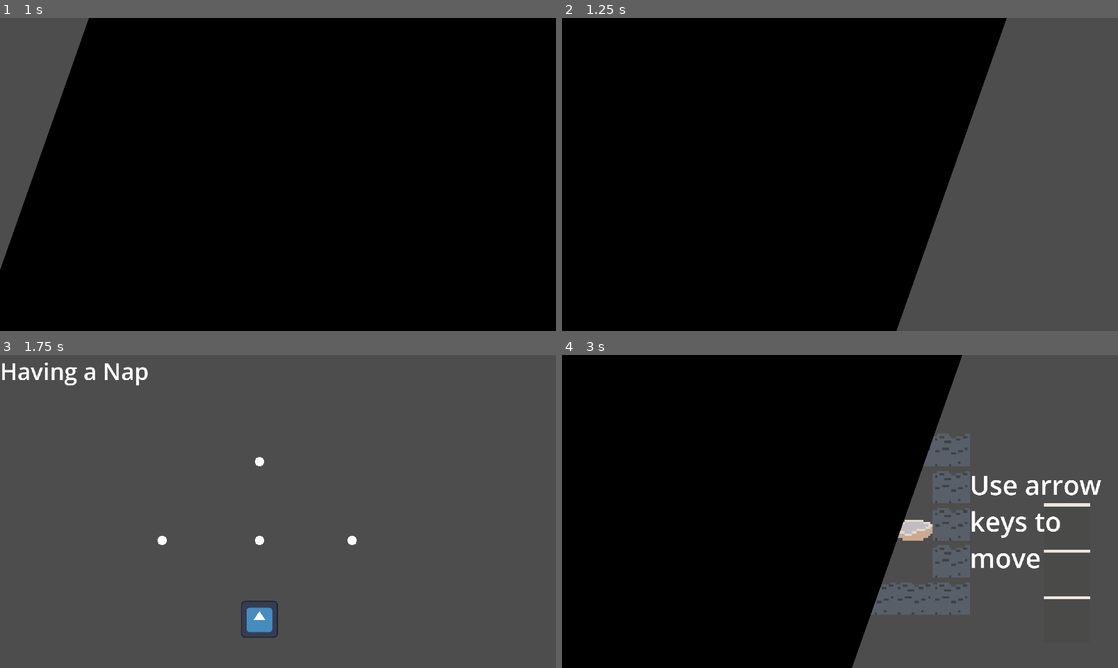
Above: before the commit, frames 1-4 (two rows, left to right).
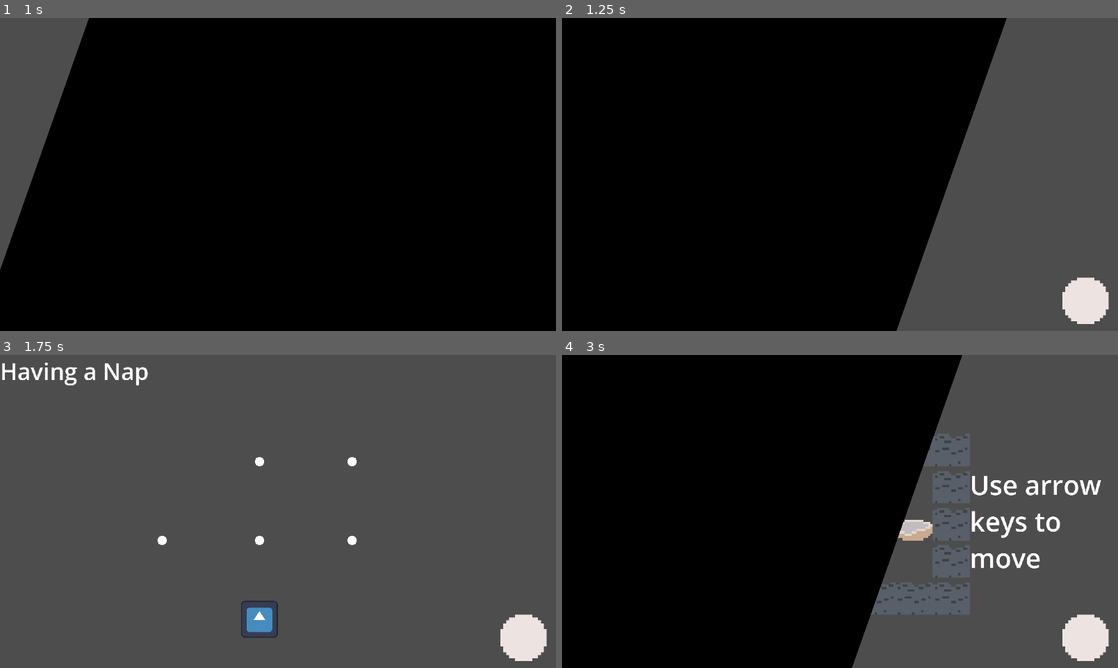
Above: after the commit, the same moments.

Repository: Just-a-Bee/Chrono-Cat
Game: Godot game, scene res://ui/title/title.tscn
The game is run twice, just before and just after one commit, with the same random seed, the same clock (stepped at 60 frames per second) and the same inputs. The engine's default icon, where the game draws it, is replaced by a stand-in: a white triangle on a blue panel in a dark square.
Inputs:
- Up to frame 1 (1 s): click "Play" at 0.5 s
- Up to frame 2 (1.25 s): no input
- Up to frame 3 (1.75 s): tap Enter (ui_accept) at 1.25 s; hold D (right) from 1.28 s (still down); hold Enter (ui_accept) from 1.28 s (still down)
- Up to frame 4 (3 s): release D (right) at 2.03 s; release Enter (ui_accept) at 2.03 s; hold S (down) 2.03-2.78 s; tap X (rewind) at 2.1 s; tap Enter (ui_accept) at 2.27, 2.3, 2.57 s; hold D (right) from 2.78 s (still down); hold Z (undo) from 2.78 s (still down)

Frame 1 is identical in both runs. In frame 2, 1.0% of the frame differs, in the area x 90-99%, y 82-98%; in frame 3, 1.1%; in frame 4, 1.3%, in the area x 86-99%, y 47-98%.

Commit message:
Added back bulky boxes, Changed rewind bar to a wheel, Fixed a bug where when starting a level rewind bar's state wasn't updated

Diff:
--- /dev/null
+++ b/levels/bulky_boxes.tscn
@@ -0,0 +1,173 @@
+[gd_scene load_steps=10 format=3 uid="uid://bj8ps4cnlvo7t"]
+
+[ext_resource type="TileSet" uid="uid://b87jfkg30f1xk" path="res://level_files/tile_set.tres" id="1_w20tl"]
+[ext_resource type="Script" path="res://level_files/level.gd" id="2_5lrun"]
+[ext_resource type="PackedScene" uid="uid://c3gfm82yv611i" path="res://actors/scenes/wall.tscn" id="3_fk50k"]
+[ext_resource type="PackedScene" uid="uid://dqt6w8pjasqik" path="res://actors/scenes/player.tscn" id="4_ek0qv"]
+[ext_resource type="PackedScene" uid="uid://cbvynqy0clri2" path="res://actors/scenes/bed.tscn" id="5_fsx15"]
+[ext_resource type="PackedScene" uid="uid://cl0enbrrqmd7b" path="res://actors/scenes/key.tscn" id="5_r6rb3"]
+[ext_resource type="PackedScene" uid="uid://bif7fbgreowou" path="res://actors/scenes/door.tscn" id="6_k3lmq"]
+[ext_resource type="PackedScene" uid="uid://djb7nyf3eguui" path="res://actors/scenes/clock.tscn" id="7_qikcj"]
+[ext_resource type="PackedScene" uid="uid://dpvl0veqbs2re" path="res://actors/scenes/box.tscn" id="8_ojfi6"]
+
+[node name="Bulky Boxes" type="TileMap"]
+tile_set = ExtResource("1_w20tl")
+format = 2
+script = ExtResource("2_5lrun")
+
+[node name="Wall3" parent="." instance=ExtResource("3_fk50k")]
+position = Vector2(1088, 64)
+
+[node name="Wall23" parent="." instance=ExtResource("3_fk50k")]
+position = Vector2(960, 192)
+
+[node name="Wall24" parent="." instance=ExtResource("3_fk50k")]
+position = Vector2(1088, 448)
+
+[node name="Wall4" parent="." instance=ExtResource("3_fk50k")]
+position = Vector2(1216, 192)
+
+[node name="Wall25" parent="." instance=ExtResource("3_fk50k")]
+position = Vector2(1344, 192)
+
+[node name="Wall26" parent="." instance=ExtResource("3_fk50k")]
+position = Vector2(1344, 448)
+
+[node name="Wall27" parent="." instance=ExtResource("3_fk50k")]
+position = Vector2(1472, 448)
+
+[node name="Wall28" parent="." instance=ExtResource("3_fk50k")]
+position = Vector2(1600, 448)
+
+[node name="Wall29" parent="." instance=ExtResource("3_fk50k")]
+position = Vector2(1728, 448)
+
+[node name="Wall30" parent="." instance=ExtResource("3_fk50k")]
+position = Vector2(1728, 576)
+
+[node name="Wall31" parent="." instance=ExtResource("3_fk50k")]
+position = Vector2(1728, 704)
+
+[node name="Wall32" parent="." instance=ExtResource("3_fk50k")]
+position = Vector2(1728, 832)
+
+[node name="Wall33" parent="." instance=ExtResource("3_fk50k")]
+position = Vector2(1600, 832)
+
+[node name="Wall34" parent="." instance=ExtResource("3_fk50k")]
+position = Vector2(1472, 832)
+
+[node name="Wall35" parent="." instance=ExtResource("3_fk50k")]
+position = Vector2(1344, 832)
+
+[node name="Wall36" parent="." instance=ExtResource("3_fk50k")]
+position = Vector2(1216, 832)
+
+[node name="Wall37" parent="." instance=ExtResource("3_fk50k")]
+position = Vector2(1088, 832)
+
+[node name="Wall38" parent="." instance=ExtResource("3_fk50k")]
+position = Vector2(960, 832)
+
+[node name="Wall39" parent="." instance=ExtResource("3_fk50k")]
+position = Vector2(832, 832)
+
+[node name="Wall40" parent="." instance=ExtResource("3_fk50k")]
+position = Vector2(704, 832)
+
+[node name="Wall41" parent="." instance=ExtResource("3_fk50k")]
+position = Vector2(320, 960)
+
+[node name="Wall48" parent="." instance=ExtResource("3_fk50k")]
+position = Vector2(320, 832)
+
+[node name="Wall49" parent="." instance=ExtResource("3_fk50k")]
+position = Vector2(320, 704)
+
+[node name="Wall50" parent="." instance=ExtResource("3_fk50k")]
+position = Vector2(320, 576)
+
+[node name="Wall51" parent="." instance=ExtResource("3_fk50k")]
+position = Vector2(192, 576)
+
+[node name="Wall52" parent="." instance=ExtResource("3_fk50k")]
+position = Vector2(192, 448)
+
+[node name="Wall53" parent="." instance=ExtResource("3_fk50k")]
+position = Vector2(192, 320)
+
+[node name="Wall54" parent="." instance=ExtResource("3_fk50k")]
+position = Vector2(192, 192)
+
+[node name="Wall55" parent="." instance=ExtResource("3_fk50k")]
+position = Vector2(320, 192)
+
+[node name="Wall56" parent="." instance=ExtResource("3_fk50k")]
+position = Vector2(448, 192)
+
+[node name="Wall57" parent="." instance=ExtResource("3_fk50k")]
+position = Vector2(576, 192)
+
+[node name="Wall58" parent="." instance=ExtResource("3_fk50k")]
+position = Vector2(704, 192)
+
+[node name="Wall59" parent="." instance=ExtResource("3_fk50k")]
+position = Vector2(832, 192)
+
+[node name="Wall42" parent="." instance=ExtResource("3_fk50k")]
+position = Vector2(704, 960)
+
+[node name="Wall43" parent="." instance=ExtResource("3_fk50k")]
+position = Vector2(832, 576)
+
+[node name="Wall44" parent="." instance=ExtResource("3_fk50k")]
+position = Vector2(704, 576)
+
+[node name="Wall45" parent="." instance=ExtResource("3_fk50k")]
+position = Vector2(576, 576)
+
+[node name="Wall46" parent="." instance=ExtResource("3_fk50k")]
+position = Vector2(576, 960)
+
+[node name="Wall47" parent="." instance=ExtResource("3_fk50k")]
+position = Vector2(448, 960)
+
+[node name="Wall5" parent="." instance=ExtResource("3_fk50k")]
+position = Vector2(1344, 320)
+
+[node name="Wall6" parent="." instance=ExtResource("3_fk50k")]
+position = Vector2(1216, 448)
+
+[node name="Wall12" parent="." instance=ExtResource("3_fk50k")]
+position = Vector2(960, 448)
+
+[node name="Wall14" parent="." instance=ExtResource("3_fk50k")]
+position = Vector2(960, 576)
+
+[node name="Wall13" parent="." instance=ExtResource("3_fk50k")]
+position = Vector2(960, 64)
+
+[node name="Wall15" parent="." instance=ExtResource("3_fk50k")]
+position = Vector2(1216, 64)
+
+[node name="Player" parent="." instance=ExtResource("4_ek0qv")]
+position = Vector2(1600, 576)
+flip_h = true
+
+[node name="Key" parent="." instance=ExtResource("5_r6rb3")]
+position = Vector2(1344, 704)
+
+[node name="Door" parent="." instance=ExtResource("6_k3lmq")]
+position = Vector2(960, 320)
+
+[node name="Clock" parent="." instance=ExtResource("7_qikcj")]
+position = Vector2(1472, 576)
+
+[node name="Box2" parent="." instance=ExtResource("8_ojfi6")]
+position = Vector2(1216, 704)
+
+[node name="Box3" parent="." instance=ExtResource("8_ojfi6")]
+position = Vector2(1472, 704)
+
+[node name="Bed" parent="." instance=ExtResource("5_fsx15")]
+position = Vector2(1088, 192)
--- a/main.gd
+++ b/main.gd
@@ -65,6 +65,7 @@
 	$Transitioner.fade_to_black()
 	await $Transitioner.animation_finished
 	#change the state
+	$RewindBar.value = 0
 	$RewindBar.show()
 	remove_child(level_select)
 	level_node = level.instantiate()
--- a/main.tscn
+++ b/main.tscn
@@ -114,14 +114,13 @@
 text = "Settings"
 
 [node name="RewindBar" type="TextureProgressBar" parent="."]
-visible = false
-offset_left = 1664.0
-offset_top = 512.0
-offset_right = 1680.0
-offset_bottom = 560.0
+offset_left = 1728.0
+offset_top = 896.0
+offset_right = 1744.0
+offset_bottom = 912.0
 scale = Vector2(10, 10)
 max_value = 3.0
-fill_mode = 3
+fill_mode = 4
 texture_under = ExtResource("6_mr47i")
 texture_progress = ExtResource("7_8wg3w")
 
--- a/ui/level_select/level_select.tscn
+++ b/ui/level_select/level_select.tscn
@@ -7,6 +7,7 @@
 [ext_resource type="PackedScene" uid="uid://ujejc8syiu43" path="res://levels/locks_and_keys.tscn" id="5_b8vvg"]
 [ext_resource type="PackedScene" uid="uid://dp5opa0eowbv1" path="res://levels/water_wall.tscn" id="6_egfgn"]
 [ext_resource type="Texture2D" uid="uid://cvd6rg13hiex7" path="res://assets/actors/icon.svg" id="7_fgmna"]
+[ext_resource type="PackedScene" uid="uid://bj8ps4cnlvo7t" path="res://levels/bulky_boxes.tscn" id="7_nj5eh"]
 
 [node name="LevelSelect" type="Node2D"]
 script = ExtResource("1_ppnx8")
@@ -37,21 +38,32 @@
 level = ExtResource("4_5d44g")
 right_button = NodePath("../Chronology")
 
-[node name="Locks and Keys" parent="." node_paths=PackedStringArray("left_button") instance=ExtResource("2_6b2g3")]
+[node name="Locks and Keys" parent="." node_paths=PackedStringArray("up_button", "left_button") instance=ExtResource("2_6b2g3")]
 offset_left = 1216.0
 offset_top = 640.0
 offset_right = 1344.0
 offset_bottom = 768.0
 level = ExtResource("5_b8vvg")
+up_button = NodePath("../Bulky Boxes")
 left_button = NodePath("../Chronology")
 
-[node name="Water wall" parent="." node_paths=PackedStringArray("down_button") instance=ExtResource("2_6b2g3")]
+[node name="Water wall" parent="." node_paths=PackedStringArray("down_button", "right_button") instance=ExtResource("2_6b2g3")]
 offset_left = 896.0
 offset_top = 368.0
 offset_right = 1024.0
 offset_bottom = 496.0
 level = ExtResource("6_egfgn")
 down_button = NodePath("../Chronology")
+right_button = NodePath("../Bulky Boxes")
+
+[node name="Bulky Boxes" parent="." node_paths=PackedStringArray("left_button", "down_button") instance=ExtResource("2_6b2g3")]
+offset_left = 1216.0
+offset_top = 368.0
+offset_right = 1344.0
+offset_bottom = 496.0
+level = ExtResource("7_nj5eh")
+left_button = NodePath("../Water wall")
+down_button = NodePath("../Locks and Keys")
 
 [node name="Player" type="Sprite2D" parent="."]
 texture = ExtResource("7_fgmna")
Binary file changed: assets/level_stuff/RewindBarEmpty.png
Binary file changed: assets/level_stuff/RewindBarFull.png
Not shown: 1 places in ui/level_select/level_select.tscn that only renumber resources
